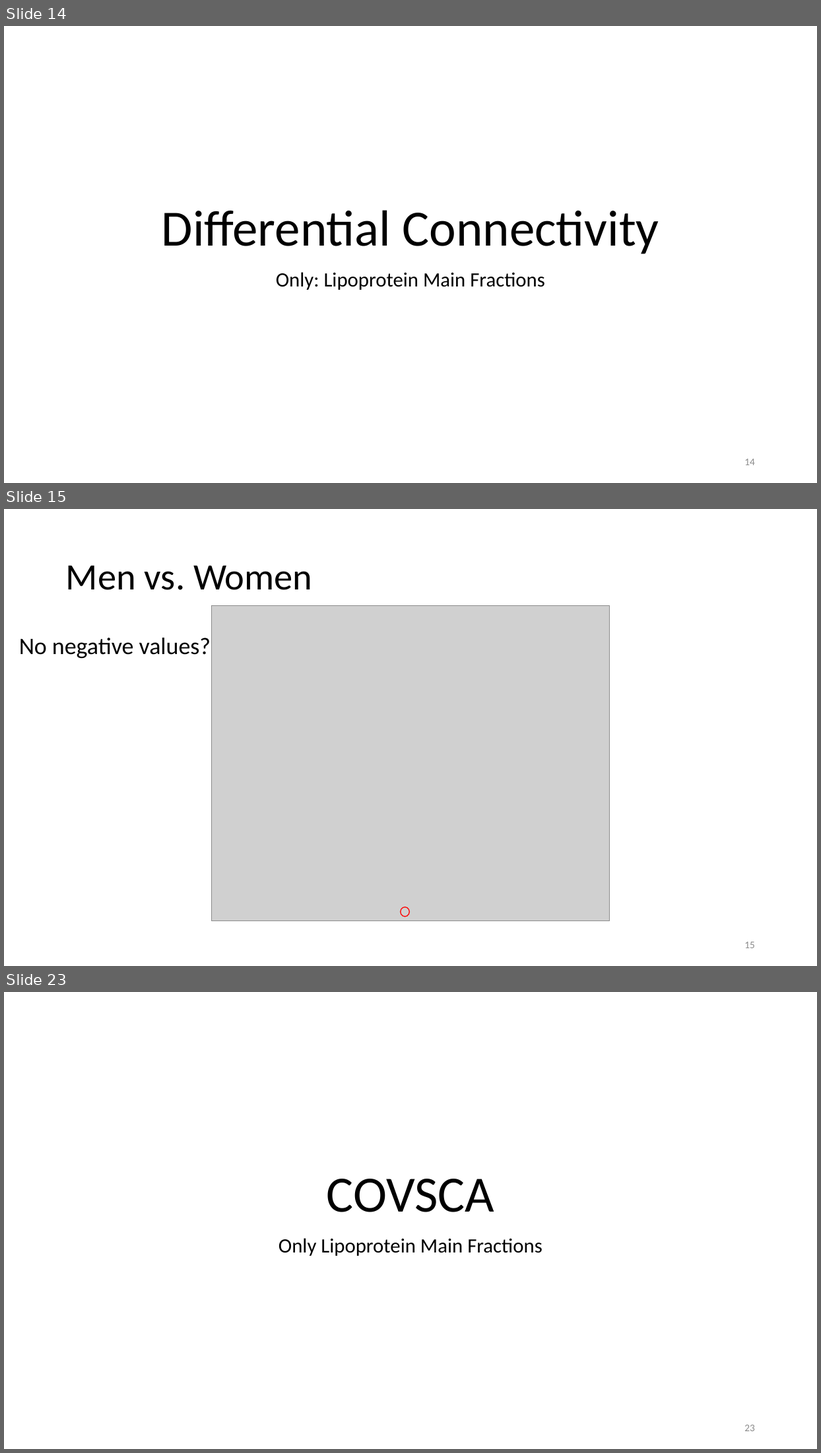
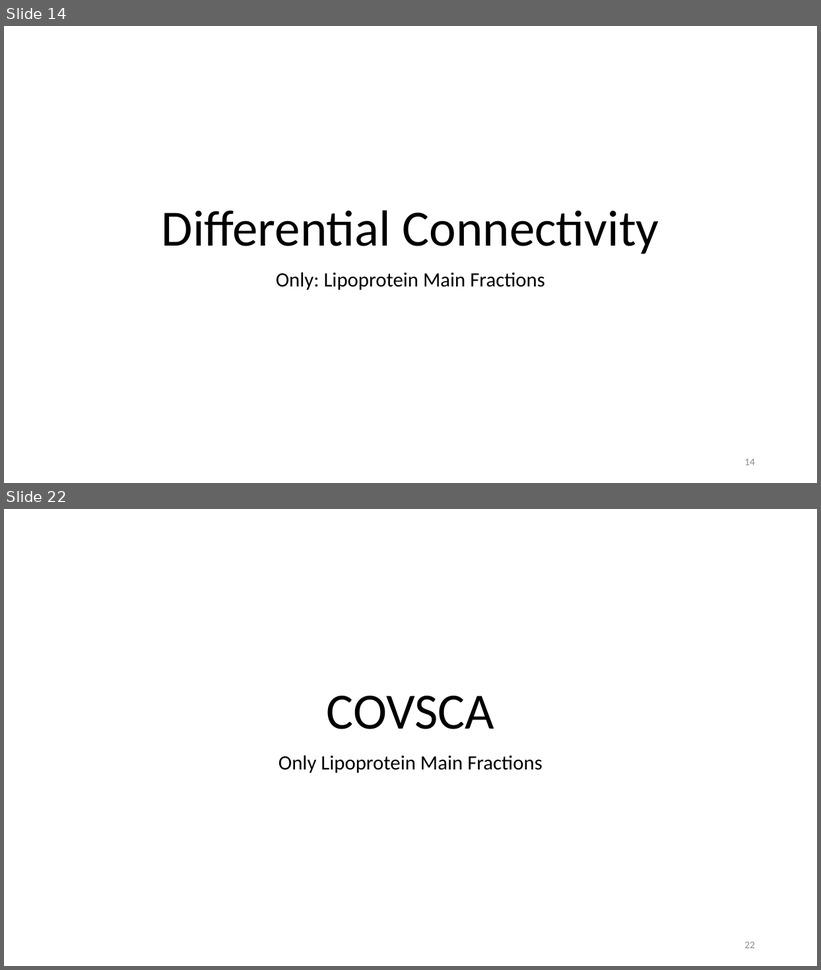
Before and after one commit to Yasmijnb/Git_Research-Practice, a slide deck: Results.pptx. Shown one above the other, each under a label of ours: slides 14, 15 and 23 before the commit, slides 14 and 22 after it; the slides between them are not shown. The pictures are 821x1453 and 821x970 pixels, drawn with LibreOffice and Linux fonts; fonts in the diff are those of the drawing; grey boxes stand for pictures. Boxes give left, top, right and bottom in pixels: in the first picture for what was removed or moved away, otherwise in the second. Text is boxed around its words. In the diff, an @@ line names an element or a change of style, - is before the commit and + after.

```diff
--- a/Results.pptx
+++ b/Results.pptx
@@ slide 15 removed at [4, 509, 817, 966], background #FFFFFF @@
@@ title removed at [66, 565, 312, 590] @@
-Men vs. Women
@@ picture removed at [211, 606, 610, 921] @@
@@ text removed at [19, 638, 211, 658] @@
-No negative values?
@@ ellipse removed at [401, 908, 410, 917] @@
@@ page number removed at [745, 942, 755, 949] @@
-15
@@ what was slide 23 is now slide 22 @@
@@ page number at [745, 942, 755, 949]: text changed @@
-23
+22
```
Also in this commit, not shown: 2 slides changed, 9 slides added, 8 other slides removed, 4 other files.
